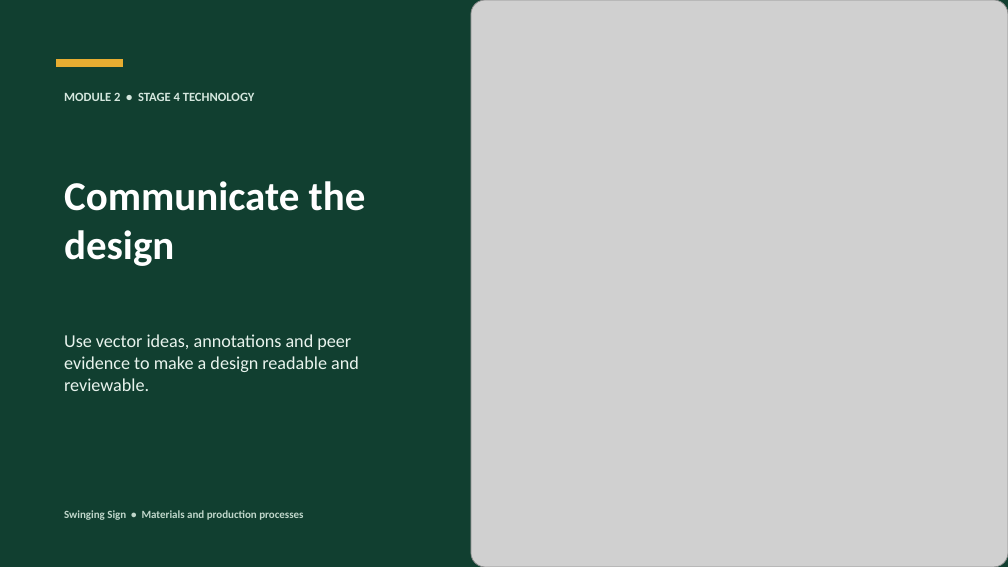
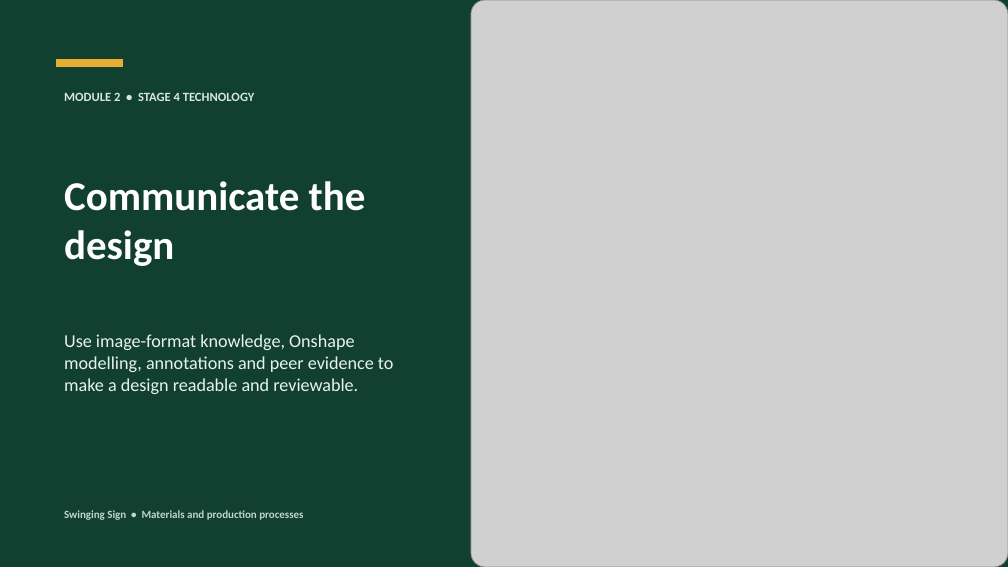
Before and after one commit to TAS-LearningHub/Swinging-Sign, a slide deck: slide 1 of resources/presentations/Swinging-Sign-Module-02-communicate-the-design.pptx. Drawn at 1008x567 pixels with LibreOffice and Linux fonts; fonts in the diff are those of the drawing; grey boxes stand for pictures. Boxes give left, top, right and bottom in pixels: in the first picture for what was removed or moved away, otherwise in the second. Text is boxed around its words. In the diff, an @@ line names an element or a change of style, - is before the commit and + after.

Commit message:
Replace hero and adopt Onshape workflow

```diff
--- a/resources/presentations/Swinging-Sign-Module-02-communicate-the-design.pptx
+++ b/resources/presentations/Swinging-Sign-Module-02-communicate-the-design.pptx
@@ text at <box>64,334,393,394</box>: text changed @@
-Use vector ideas, annotations and peer evidence to make a design readable and reviewable.
+Use image-format knowledge, Onshape modelling, annotations and peer evidence to make a design readable and reviewable.
```
Also in this commit, not shown: 4 other slides changed, 28 other files.
